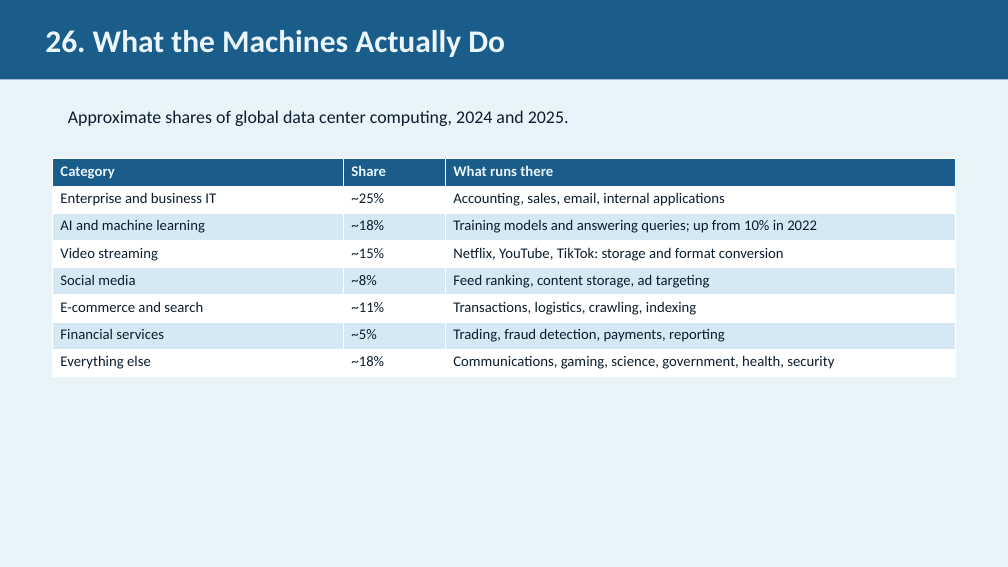
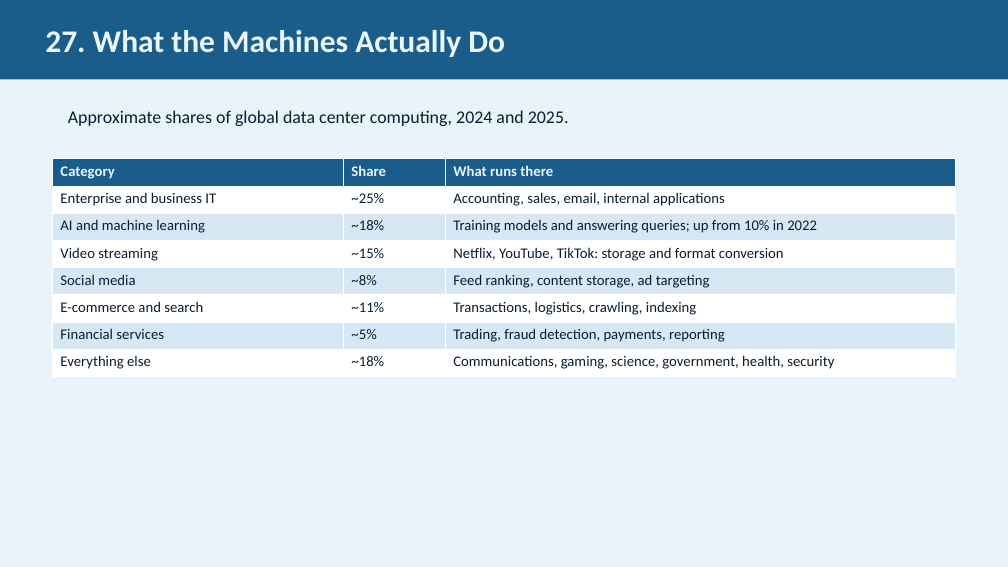
Before and after one commit to JimFawcett/NewSite, a slide deck: slide 27 of AI Presentation 2026/AI_Presentation.pptx (slide 26 before the commit). Drawn at 1008x567 pixels with LibreOffice and Linux fonts; fonts in the diff are those of the drawing. Boxes give left, top, right and bottom in pixels: in the first picture for what was removed or moved away, otherwise in the second. Text is boxed around its words. In the diff, an @@ line names an element or a change of style, - is before the commit and + after.

```diff
--- a/AI Presentation 2026/AI_Presentation.pptx
+++ b/AI Presentation 2026/AI_Presentation.pptx
@@ text in rectangle at bbox=[45, 30, 505, 57]: text changed @@
-26. What the Machines Actually Do
+27. What the Machines Actually Do
```
Also in this commit, not shown: 14 other slides changed, 1 slide added.
